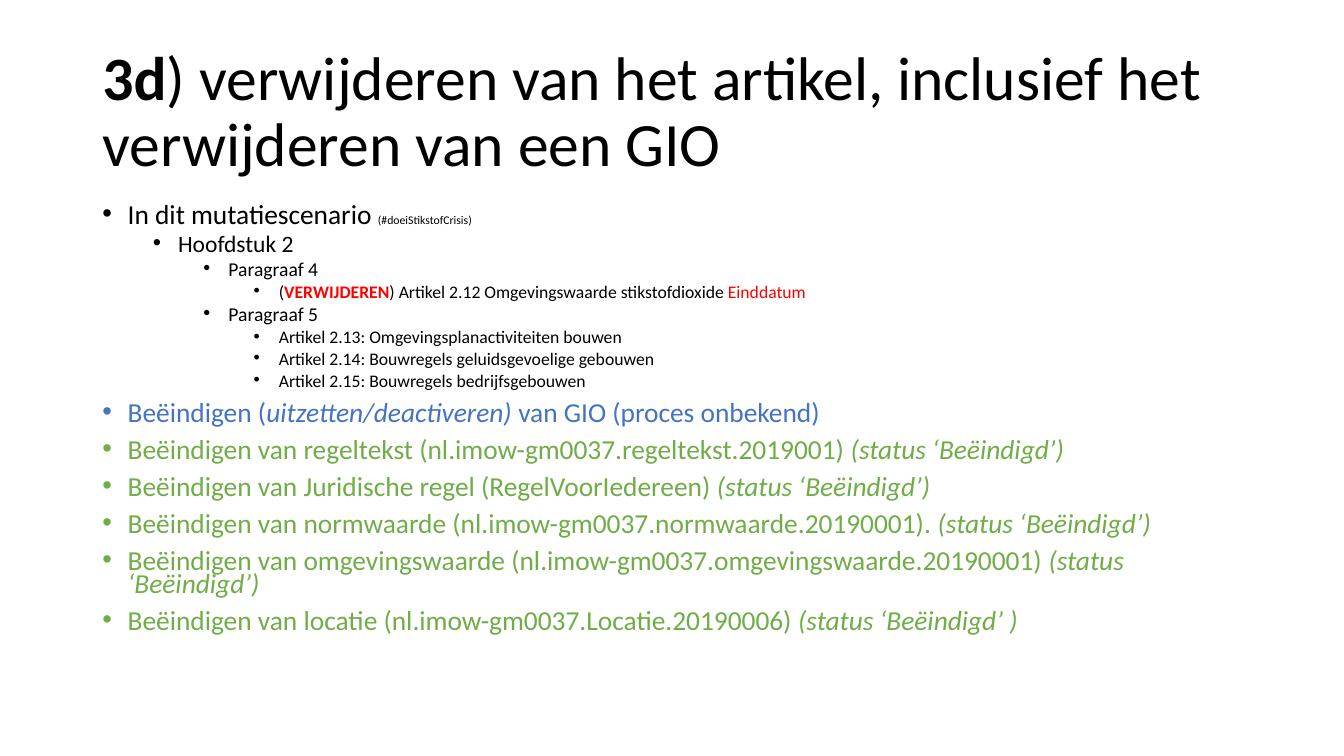
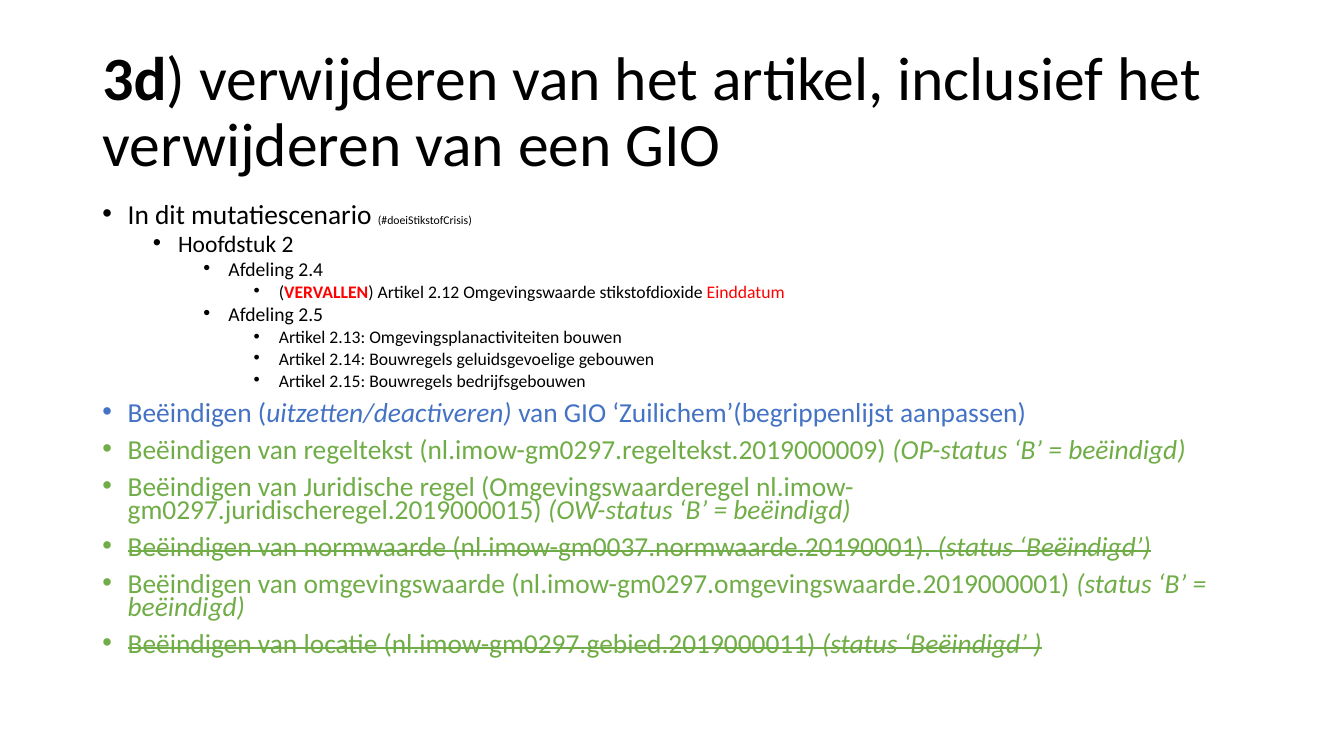
Before and after one commit to Geonovum/xml_omgevingsplan_gemeentestad, a slide deck: slide 15 of Submutatiescenario_s.pptx. Drawn at 1344x756 pixels with LibreOffice and Linux fonts; fonts in the diff are those of the drawing. Boxes give left, top, right and bottom in pixels: in the first picture for what was removed or moved away, otherwise in the second. Text is boxed around its words. In the diff, an @@ line names an element or a change of style, - is before the commit and + after.

Commit message:
Opdracht 3d aangepast naar aanleiding wijzigingen initieel omgevingsplan

```diff
--- a/Submutatiescenario_s.pptx
+++ b/Submutatiescenario_s.pptx
@@ text at box(228, 262, 785, 325): text changed @@
-    • Paragraaf 4
-      • (VERWIJDEREN) Artikel 2.12 Omgevingswaarde stikstofdioxide Einddatum
-    • Paragraaf 5
+    • Afdeling 2.4
+      • (VERVALLEN) Artikel 2.12 Omgevingswaarde stikstofdioxide Einddatum
+    • Afdeling 2.5
@@ text at box(128, 402, 1185, 524): text changed @@
-• Beëindigen (uitzetten/deactiveren) van GIO (proces onbekend)
-• Beëindigen van regeltekst (nl.imow-gm0037.regeltekst.2019001) (status ‘Beëindigd’)
-• Beëindigen van Juridische regel (RegelVoorIedereen) (status ‘Beëindigd’)
+• Beëindigen (uitzetten/deactiveren) van GIO ‘Zuilichem’(begrippenlijst aanpassen)
+• Beëindigen van regeltekst (nl.imow-gm0297.regeltekst.2019000009) (OP-status ‘B’ = beëindigd)
+• Beëindigen van Juridische regel (Omgevingswaarderegel nl.imow-gm0297.juridischeregel.2019000015) (OW-status ‘B’ = beëindigd)
@@ text at box(128, 536, 1151, 561): strikethrough on in "Beëindigen van normwaarde (nl.imow-gm0037.normwaarde.2019000 ..." @@
@@ text at box(128, 573, 1187, 658): text changed @@
-• Beëindigen van omgevingswaarde (nl.imow-gm0037.omgevingswaarde.20190001) (status ‘Beëindigd’)
-• Beëindigen van locatie (nl.imow-gm0037.Locatie.20190006) (status ‘Beëindigd’ )
+• Beëindigen van omgevingswaarde (nl.imow-gm0297.omgevingswaarde.2019000001) (status ‘B’ = beëindigd)
+• Beëindigen van locatie (nl.imow-gm0297.gebied.2019000011) (status ‘Beëindigd’ )
```
